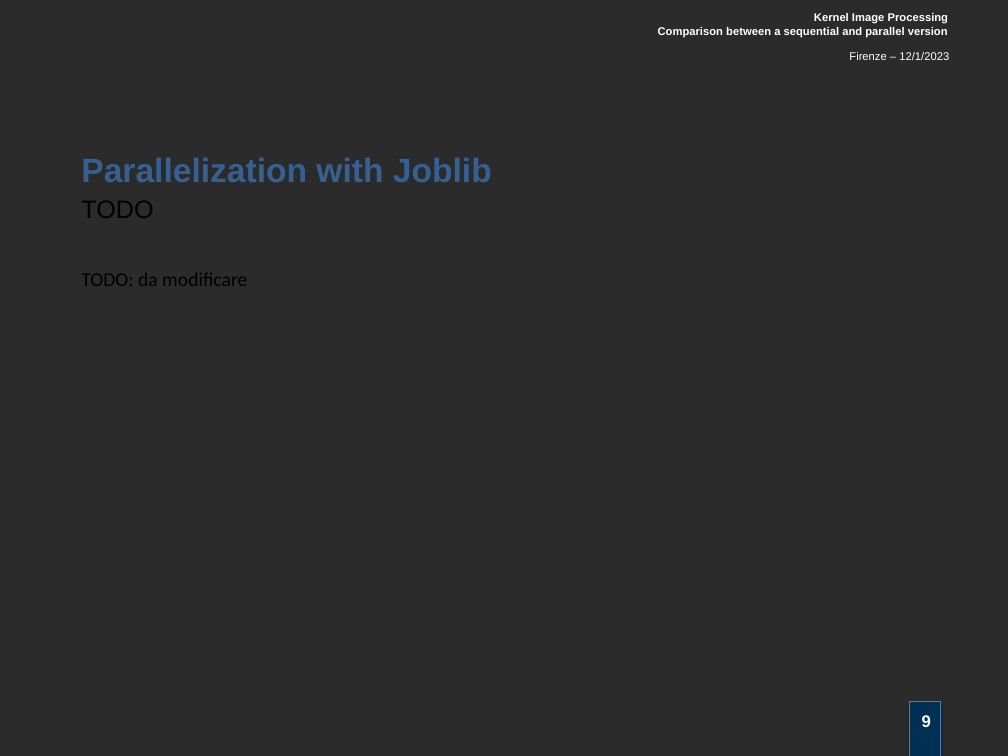
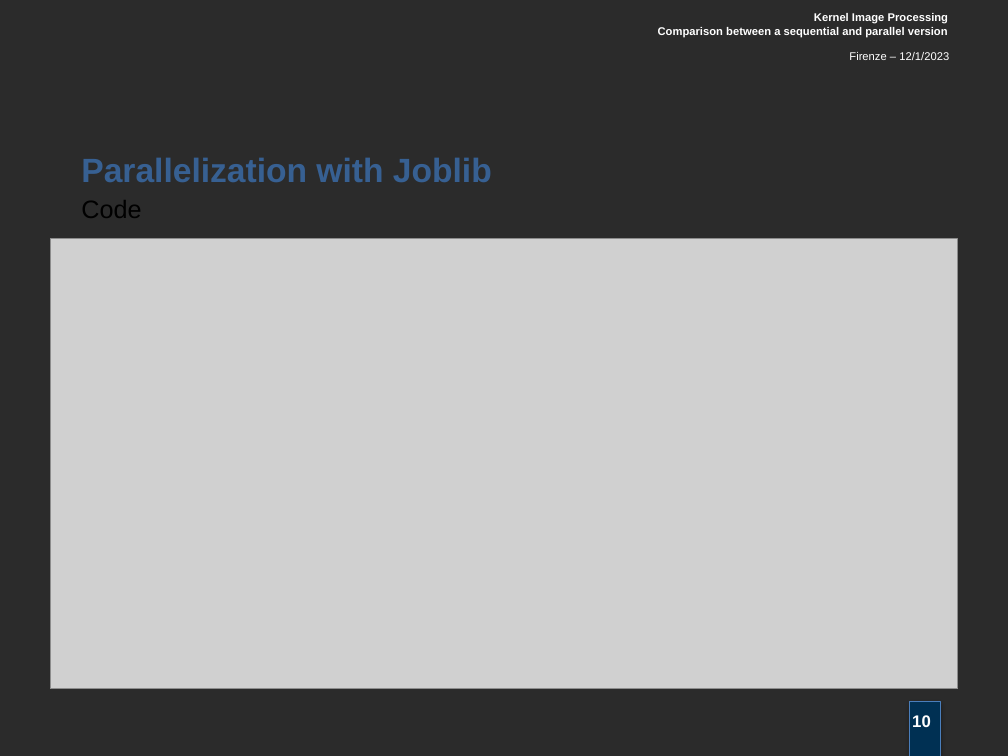
Before and after one commit to BeatricePaoli/kernel-image-processing, a slide deck: slide 10 of presentation/KernelImageProcessing.pptx (slide 9 before the commit). Drawn at 1008x756 pixels with LibreOffice and Linux fonts; fonts in the diff are those of the drawing; grey boxes stand for pictures; background and template pictures are left out; a plain dark background stands for a picture behind light text. Boxes give left, top, right and bottom in pixels: in the first picture for what was removed or moved away, otherwise in the second. Text is boxed around its words. In the diff, an @@ line names an element or a change of style, - is before the commit and + after.

```diff
--- a/presentation/KernelImageProcessing.pptx
+++ b/presentation/KernelImageProcessing.pptx
@@ text at (81, 200, 141, 218): text changed @@
-TODO
+Code
@@ picture added at (50, 239, 959, 689) @@
@@ text removed at (81, 273, 247, 286) @@
-TODO: da modificare
@@ page number at (912, 715, 931, 727): text changed @@
-9
+10
```
Also in this commit, not shown: 3 slides added, 3 other files.
